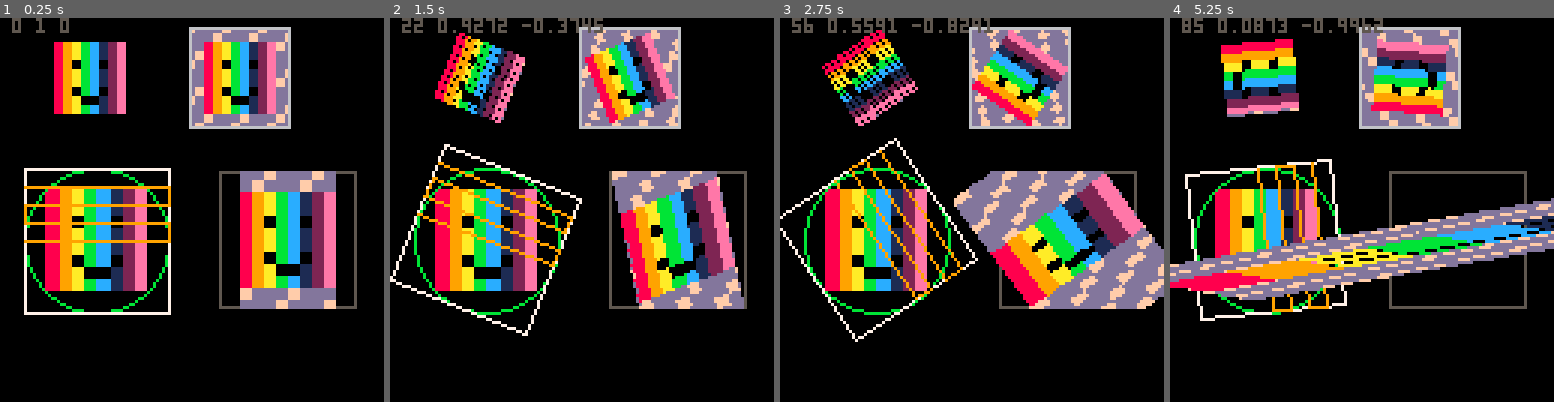
Above: before the commit, frames 1-4 (left to right).
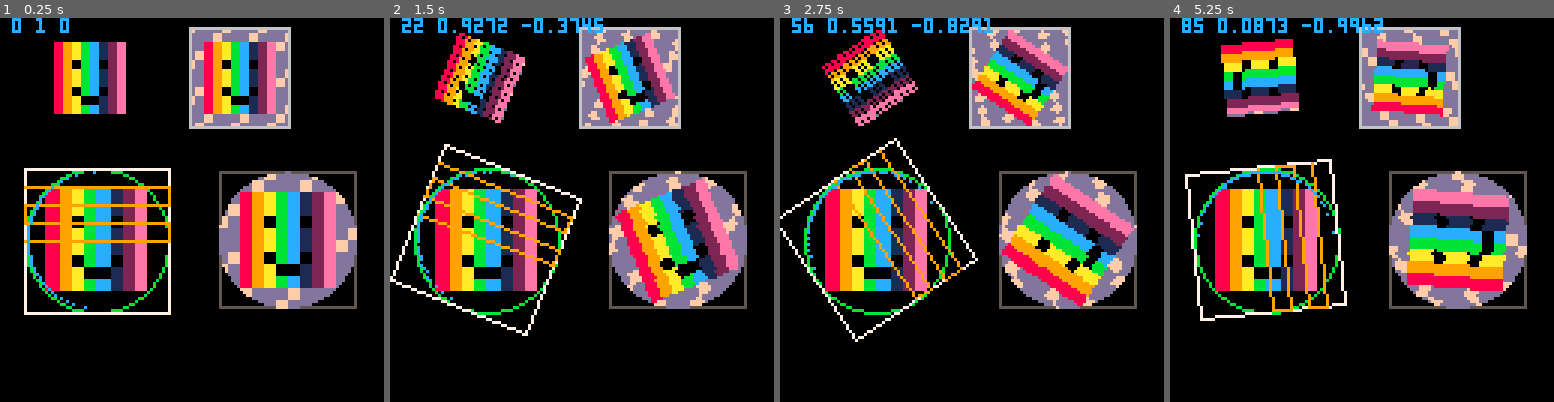
Above: after the commit, the same moments.

Repository: kallanreed/pico8_games
Game: PICO-8 cartridge rotate.p8
Two runs of this game, one before a commit and one after it. Both use one fixed random seed, a clock stepped at 60 frames per second and the inputs below.
Inputs:
- Up to frame 1 (0.25 s): no input
- Up to frame 2 (1.5 s): tap X (X key) at 0.33, 1.07 s
- Up to frame 3 (2.75 s): hold Right 1.6-2.1 s; tap X (X key) at 1.85 s; hold Right from 2.47 s (still down)
- Up to frame 4 (5.25 s): tap X (X key) at 2.97, 4.08, 5.2 s; release Right at 3.03 s; hold Left 3.08-3.58 s; hold Right 4.02-4.68 s; hold Left from 5.08 s (still down)

The runs differ from the first frame. In frame 1, 3.3% of the frame differs, in the area x 3-93%, y 0-76%; in frame 2, 7.4%; in frame 3, 12%; in frame 4, 17%, in the area x 0-100%, y 0-76%.

Commit message:
More experiments, debug
Signed-off-by: Kyle Reed <kallanreed@outlook.com>

Diff:
--- a/rotate.p8
+++ b/rotate.p8
@@ -169,16 +169,14 @@
 
   -- circle boundary, find
   -- circle chord at map y
-  --local _x=sqrt(.5-step^2)
-
-  local _x=.5/cos_a
+  local _x=sqrt(.5-step^2)
+  --local _x=.5/cos_a
 
   -- offset triangle with edge
-  local _ox=sin_a*step/cos_a
-
-  --if (_dy<0) _ox=cos_a*_dy/sin_a
-
-  local _oxw=w*_ox/sqrt2/2
+  --local _ox=sin_a*step/cos_a
+  --local _oxw=w*_ox/sqrt2/2
+  local _ox=0
+  local _oxw=0
 
   -- renormalize tline width
   local _w=w*(2*_x/sqrt2)
@@ -189,11 +187,17 @@
   local siny=sin_a*step
   local cosy=cos_a*step
 
-
-  local _dy=step
+  --local _dy=step*cos_a
+  --if _dy<-.5 then
+  -- _ox=cos_a*_dy/sin_a
+  -- _oxw=w*_ox/sqrt2/2
+  -- _hw=0
+  -- cosx=cos_a*-(_x+_ox)
+  -- sinx=sin_a*-(_x+_ox)
+  --end
 
   --out("_x:",_x,"_y:",_y,"_w:",_w)
-  out("_dy:",_dy)
+  out("_dy:",_dy,"_ox",_ox,"_oxw",_oxw)
   tline(x-_hw+_oxw,y+_y,
         x+_hw+_oxw,y+_y,
         ctx+cosx-siny,
@@ -205,6 +209,9 @@
         sin_a*_x*2/_w)
   -- map output range to tile
  step+=(2*moff)/w
+
+ local scale=32
+ pset(32+(cosx-siny)*scale,74+(sinx+cosy)*scale,12)
  end
 end
 -->8
